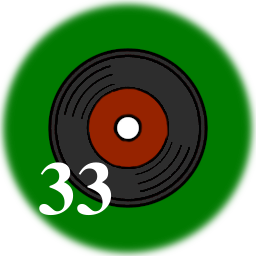
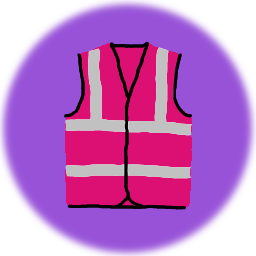
Comparing the layer stacks of the two 256 x 256 images. Changes:
hid "runner-record-breaker-33-text" over [39, 162, 112, 216]
hid "runner-record-breaker-lines" over [48, 48, 208, 208]
hid "runner-record-breaker-white" over [116, 116, 140, 140]
hid "runner-record-breaker-33-red" over [89, 88, 168, 168]
hid "runner-record-breaker-platter" over [51, 50, 206, 206]
added layer "hi-viz-stripes-silver" above "hi-viz-stripes" over [64, 42, 192, 210]
added layer "volunteer-hi-viz-pink-volunteer" above "volunteer-hi-viz-orange-tail-walker" over [65, 43, 192, 209]
hid "green - 007b00" over [0, 0, 256, 256]
showed "volunteer - 9853d3" over [0, 0, 256, 256]
